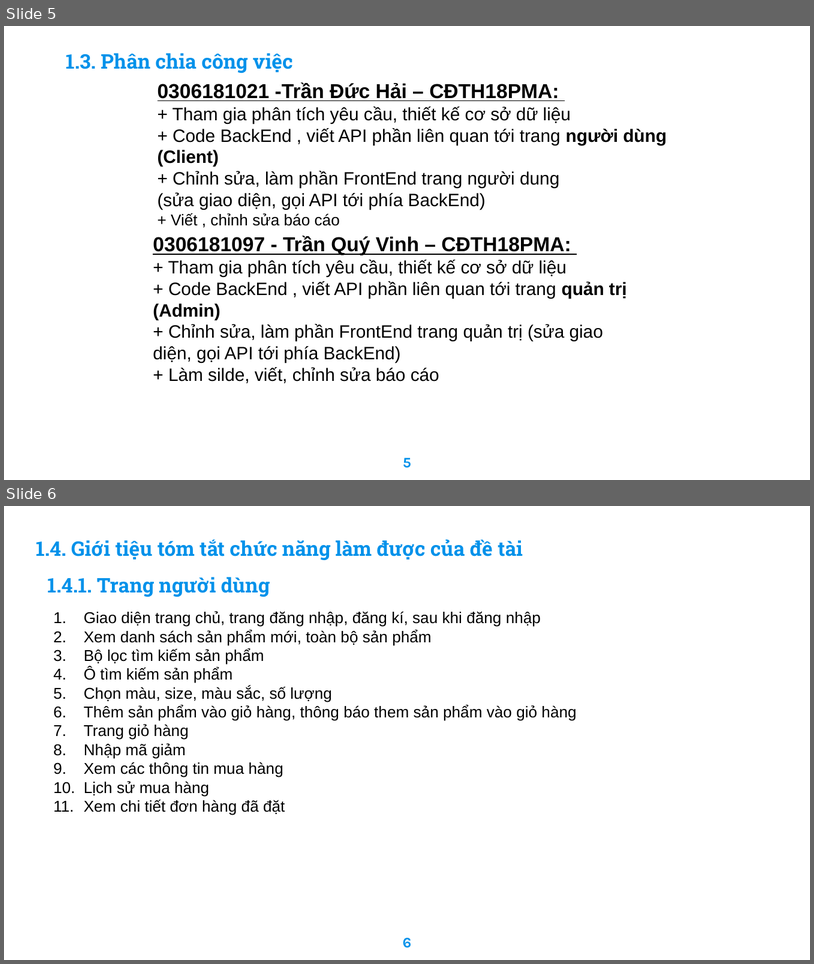
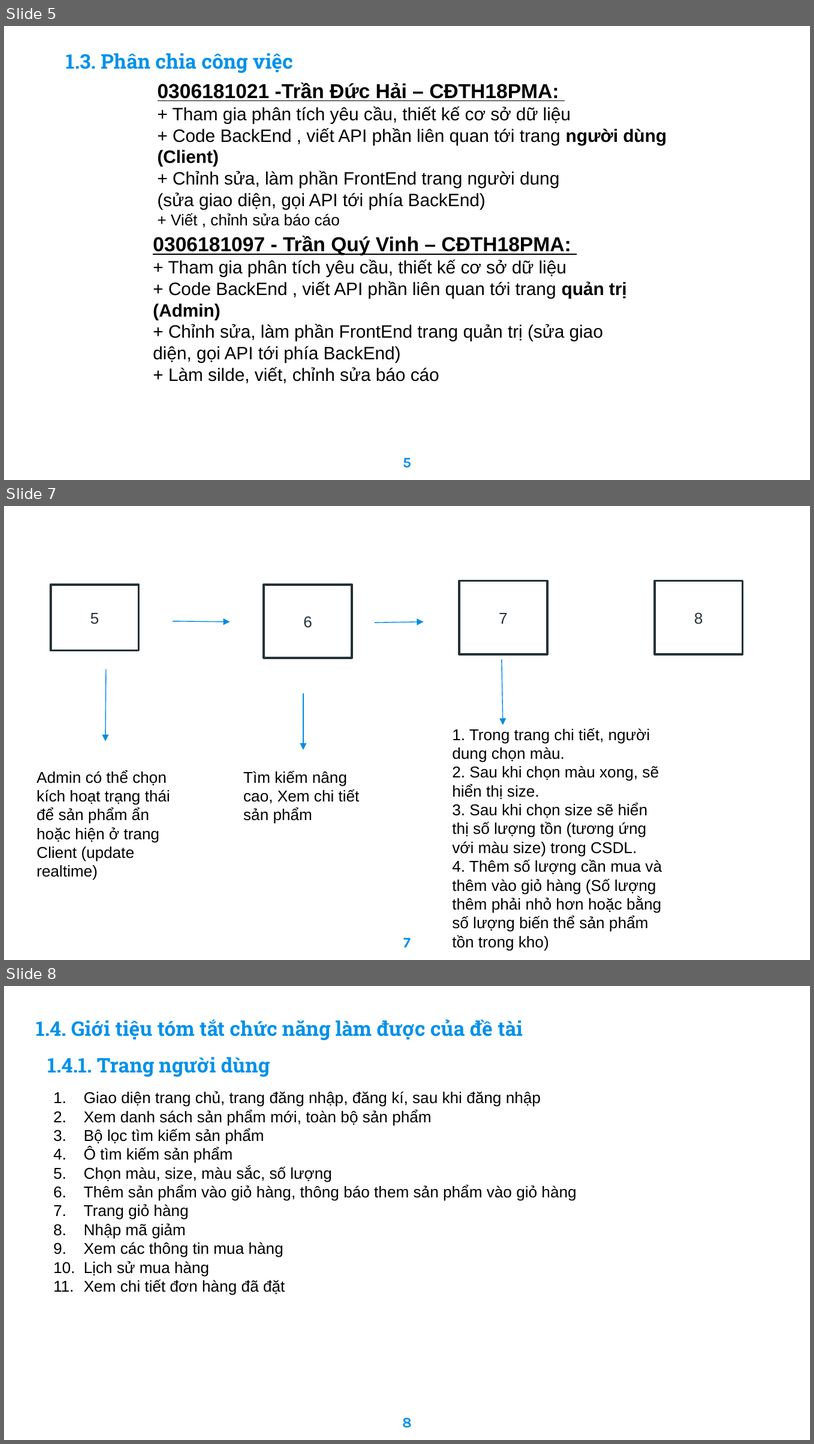
Before and after one commit to haitran2000/Ecommerce-Fashion-Website, a slide deck: Do An Tot Nghiep.pptx. Shown one above the other, each under a label of ours: slides 5 and 6 before the commit, slides 5, 7 and 8 after it; the slides between them are not shown. The pictures are 814x964 and 814x1444 pixels, drawn with LibreOffice and Linux fonts; fonts in the diff are those of the drawing; background and template pictures are left out. Boxes give left, top, right and bottom in pixels: in the first picture for what was removed or moved away, otherwise in the second. Text is boxed around its words. In the diff, an @@ line names an element or a change of style, - is before the commit and + after.

```diff
--- a/Do An Tot Nghiep.pptx
+++ b/Do An Tot Nghiep.pptx
@@ slide 7 added at (4, 506, 810, 960), background picture (left out) @@
@@ rectangle added at (51, 584, 138, 651), fill #FFFFFF, outline #263238 2 pt, 14 pt, text #263238 @@
+5
@@ rectangle added at (264, 584, 351, 658), fill #FFFFFF, outline #263238 2 pt, 14 pt, text #263238 @@
+6
@@ rectangle added at (459, 581, 548, 654), fill #FFFFFF, outline #263238 2 pt, 14 pt, text #263238 @@
+7
@@ rectangle added at (655, 581, 743, 654), fill #FFFFFF, outline #263238 2 pt, 14 pt, text #263238 @@
+8
@@ arrow added from (173, 621) to (230, 621), #008EE5 0.75 pt @@
@@ arrow added from (375, 623) to (423, 621), #008EE5 0.75 pt @@
@@ arrow added from (501, 659) to (503, 724), #008EE5 0.75 pt @@
@@ arrow added from (107, 669) to (105, 741), #008EE5 0.75 pt @@
@@ arrow added from (303, 694) to (303, 750), #008EE5 0.75 pt @@
@@ text added at (452, 728, 662, 951), 14 pt, text #000000 @@
+1. Trong trang chi tiết, người dung chọn màu.
+2. Sau khi chọn màu xong, sẽ hiển thị size.
+3. Sau khi chọn size sẽ hiển thị số lượng tồn (tương ứng với màu size) trong CSDL.
+4. Thêm số lượng cần mua và thêm vào giỏ hàng (Số lượng thêm phải nhỏ hơn hoặc bằng số lượng biến thể sản phẩm tồn trong kho)
@@ text added at (36, 770, 170, 880), 14 pt, text #000000 @@
+Admin có thể chọn kích hoạt trạng thái để sản phẩm ẩn hoặc hiện ở trang Client (update realtime)
@@ text added at (243, 771, 360, 823), 14 pt, text #000000 @@
+Tìm kiếm nâng cao, Xem chi tiết sản phẩm
@@ page number added at (404, 937, 411, 947), 13 pt, text #0091EA, bold @@
+7
@@ what was slide 6 is now slide 8 @@
@@ page number at (402, 1417, 412, 1428): text changed @@
-6
+8
```
Also in this commit, not shown: 2 slides changed, 1 other slide added, 10 other files.
